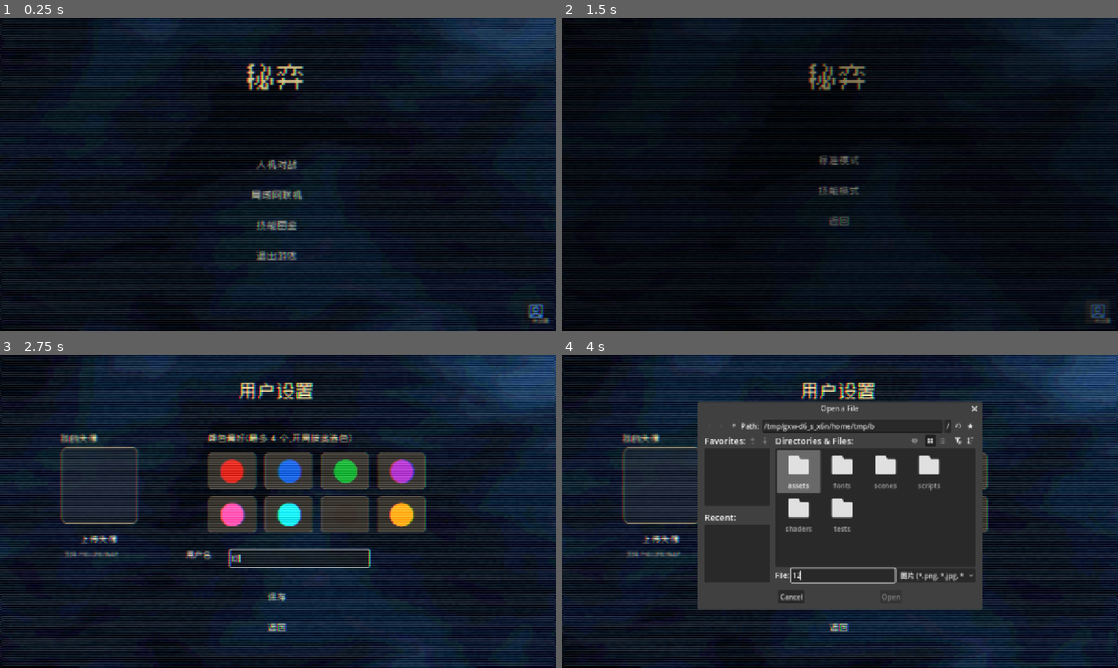
Above: before the commit, frames 1-4 (two rows, left to right).
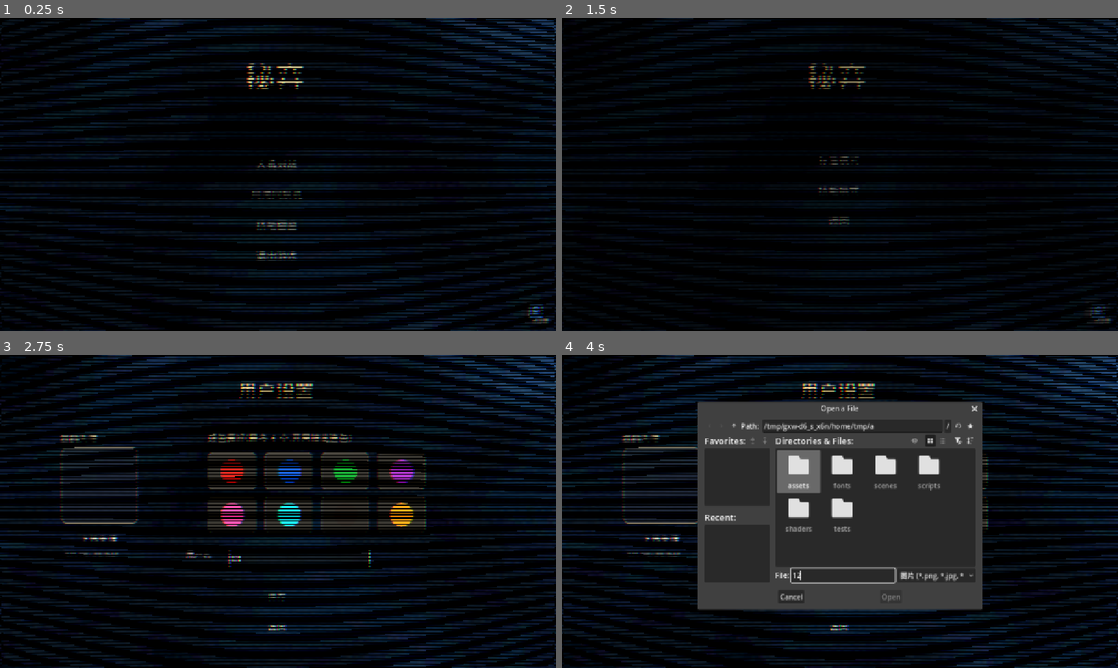
Above: after the commit, the same moments.

Repository: Lurongshika/ChessGame
Game: Godot game, scene res://scenes/main.tscn
The game is run twice, just before and just after one commit, with the same random seed, the same clock (stepped at 60 frames per second) and the same inputs.
Inputs (mouse positions are in pixels of both pictures, inside the frame that each line leads up to):
- Up to frame 1 (0.25 s): no input
- Up to frame 2 (1.5 s): click "人机对战" at 0.5 s; click (1101, 312) at 1.27 s
- Up to frame 3 (2.75 s): click (300, 558) at 2.02 s; type "12" at 2.1 s
- Up to frame 4 (4 s): click "上传头像" at 2.75 s; click (845, 574) at 3.52 s; type "12" at 3.6 s

The runs differ from the first frame. In frame 1, 43% of the frame differs, in the area x 0-100%, y 0-100%; in frame 2, 24%; in frame 3, 54%; in frame 4, 36%.

Commit message:
CRT扫描线更细更密集

Diff:
--- a/shaders/crt.gdshader
+++ b/shaders/crt.gdshader
@@ -41,8 +41,10 @@
 
 	vec3 col = mix(base, blur, 0.3);
 
-	// 扫描线(横向明暗条纹,随时间缓慢滚动)
-	float scan = sin(crt_uv.y * 800.0 + TIME * 5.0) * scan_intensity;
+	// 扫描线(更细更密集:频率提高 + 尖锐波形)
+	float scan_wave = sin(crt_uv.y * 2400.0 + TIME * 5.0);
+	scan_wave = pow(scan_wave, 8.0);  // 尖锐化,仅峰值附近形成细线
+	float scan = scan_wave * scan_intensity * 2.2;
 	col -= scan;
 
 	// 暗角(几乎取消:只在最角落轻微,最低 0.95)
